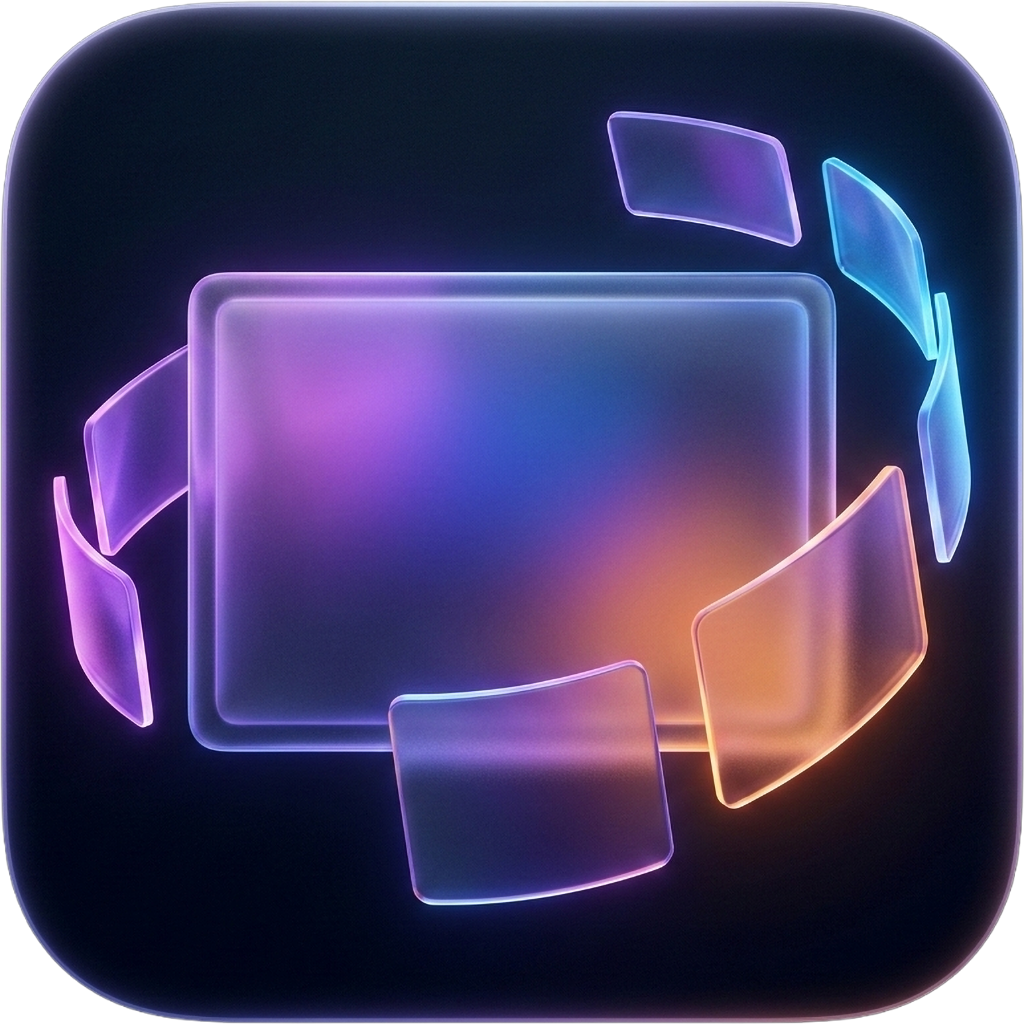
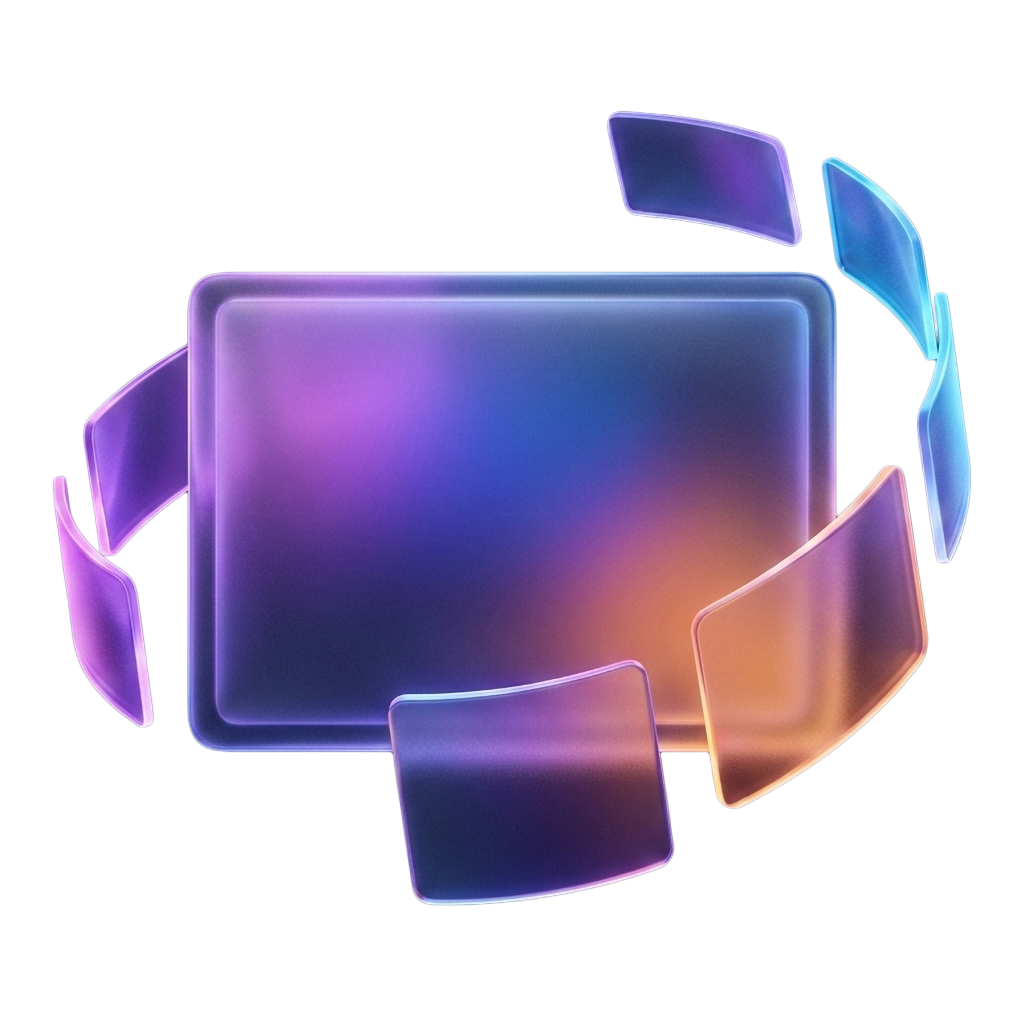
Layered file, before and after one edit (1024 x 1024). Changes by layer:
added layer "图层 1 拷贝" above "图层 1" over [51, 110, 972, 907]
hid "图层 1" over [0, 0, 1024, 1024]